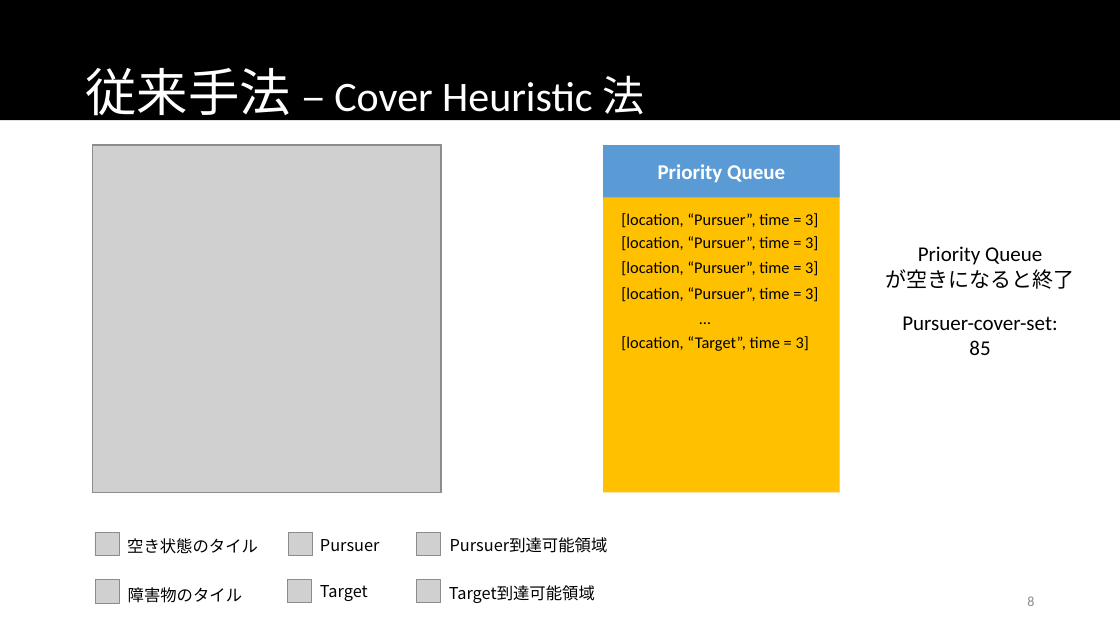
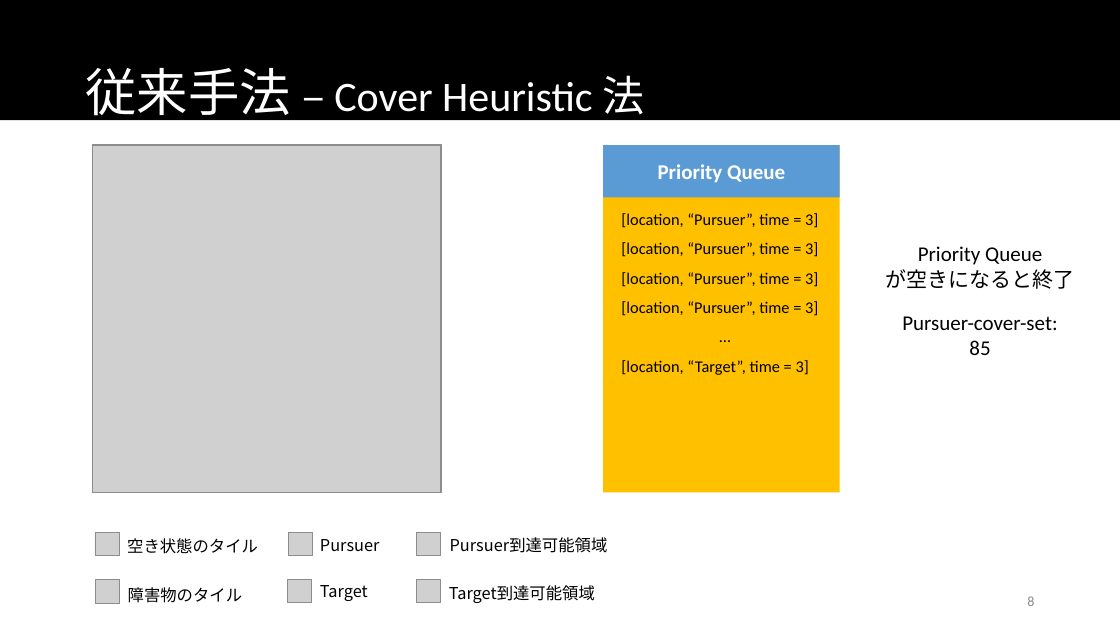
Before and after one commit to namidairo777/xiao_multiagent, a slide deck: slide 8 of documents/情報処理学会TANGXIAO_20170306.pptx. Drawn at 1120x630 pixels with LibreOffice and Linux fonts; fonts in the diff are those of the drawing; grey boxes stand for pictures. Boxes give left, top, right and bottom in pixels: in the first picture for what was removed or moved away, otherwise in the second. Text is boxed around its words. In the diff, an @@ line names an element or a change of style, - is before the commit and + after.

```diff
--- a/documents/情報処理学会TANGXIAO_20170306.pptx
+++ b/documents/情報処理学会TANGXIAO_20170306.pptx
@@ text at (621, 242, 818, 375): paragraphs added @@
+[location, “Pursuer”, time = 3]
+[location, “Pursuer”, time = 3]
+[location, “Pursuer”, time = 3]
+…
+[location, “Target”, time = 3]
@@ group removed at (613, 236, 818, 351): 5 texts @@
-[location, “Pursuer”, time = 3]
-[location, “Pursuer”, time = 3]
-[location, “Pursuer”, time = 3]
-[location, “Target”, time = 3]
-…
```
Also in this commit, not shown: 7 other slides changed.
